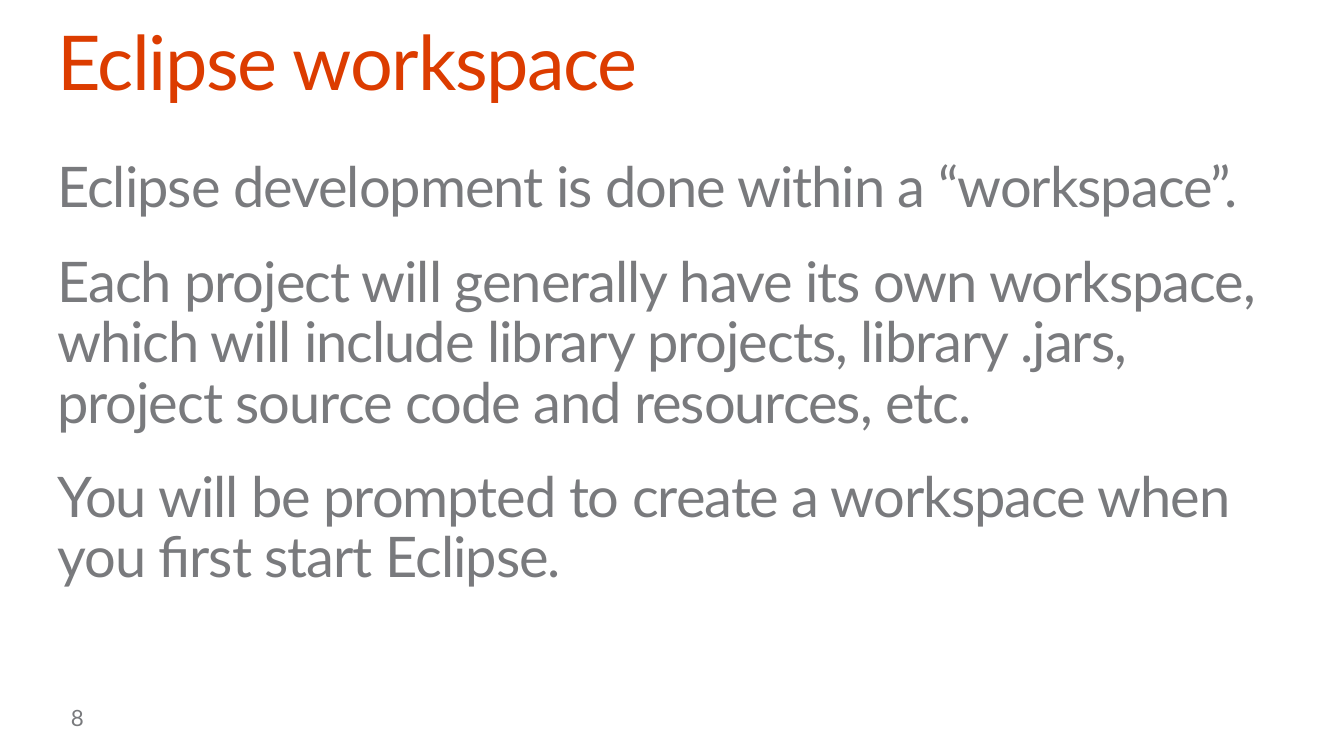
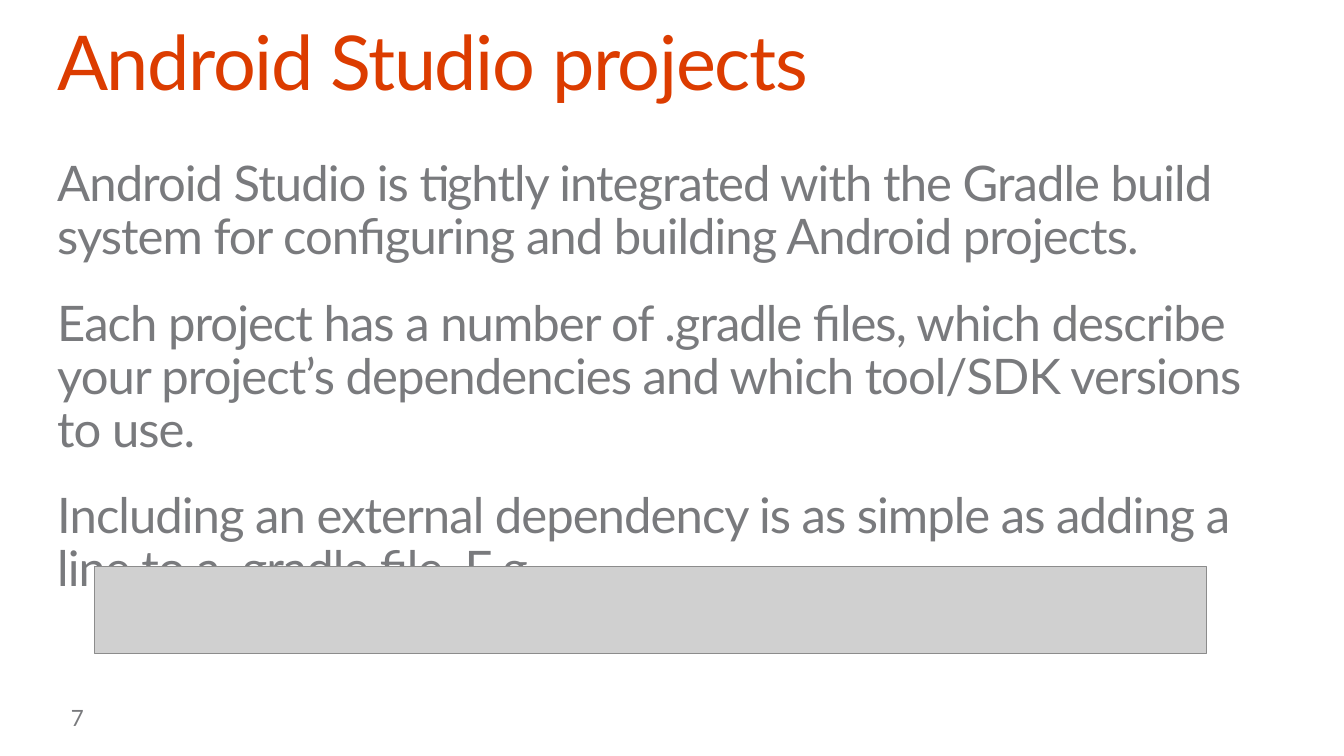
Before and after one commit to stinethebean/DevCampTraining, a slide deck: slide 7 of 06.Hook into SharePoint APIs with Android/06.Hook into SharePoint APIs with Android.pptx (slide 8 before the commit). Drawn at 1344x756 pixels with LibreOffice and Linux fonts; fonts in the diff are those of the drawing; grey boxes stand for pictures; background and template pictures are left out. Boxes give left, top, right and bottom in pixels: in the first picture for what was removed or moved away, otherwise in the second. Text is boxed around its words. In the diff, an @@ line names an element or a change of style, - is before the commit and + after.

```diff
--- a/06.Hook into SharePoint APIs with Android/06.Hook into SharePoint APIs with Android.pptx
+++ b/06.Hook into SharePoint APIs with Android/06.Hook into SharePoint APIs with Android.pptx
@@ title at [57, 34, 808, 104]: text changed @@
-Eclipse workspace
+Android Studio projects
@@ text at [57, 165, 1241, 596]: text changed; size 40 to 35 pt @@
-Eclipse development is done within a “workspace”.
-Each project will generally have its own workspace, which will include library projects, library .jars, project source code and resources, etc.
-You will be prompted to create a workspace when you first start Eclipse.
+Android Studio is tightly integrated with the Gradle build system for configuring and building Android projects.
+Each project has a number of .gradle files, which describe your project’s dependencies and which tool/SDK versions to use.
+Including an external dependency is as simple as adding a line to a .gradle file. E.g.
@@ picture added at [95, 567, 1206, 653] @@
@@ page number at [71, 710, 84, 726]: text changed @@
-8
+7
```
Also in this commit, not shown: 10 other slides changed, 2 slides added, 1 slide removed.
